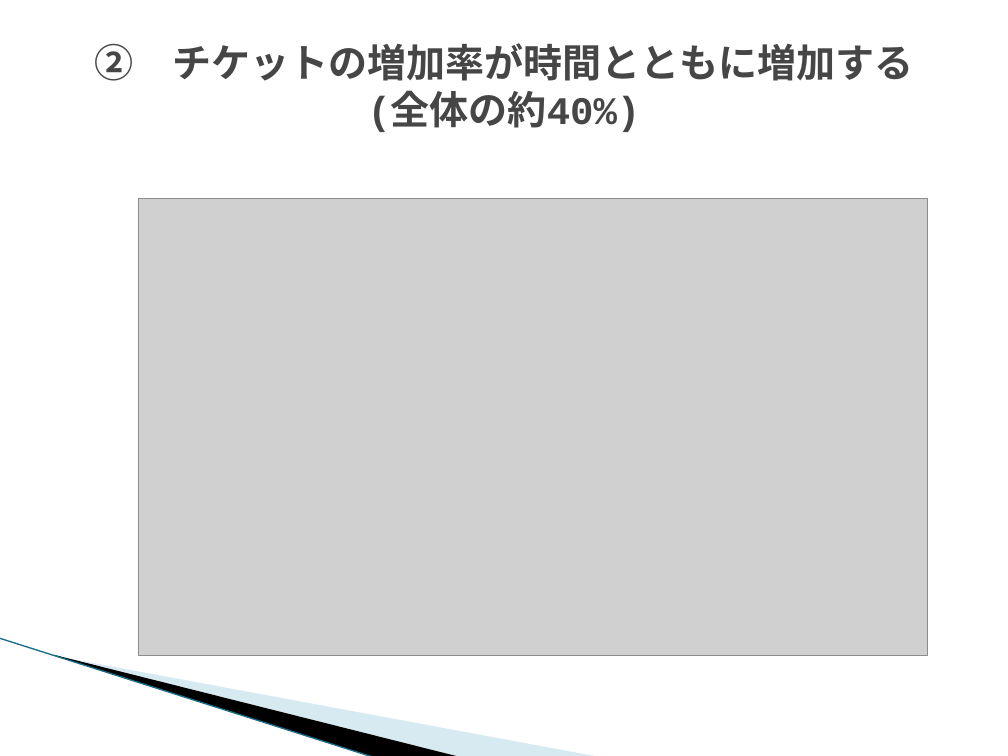
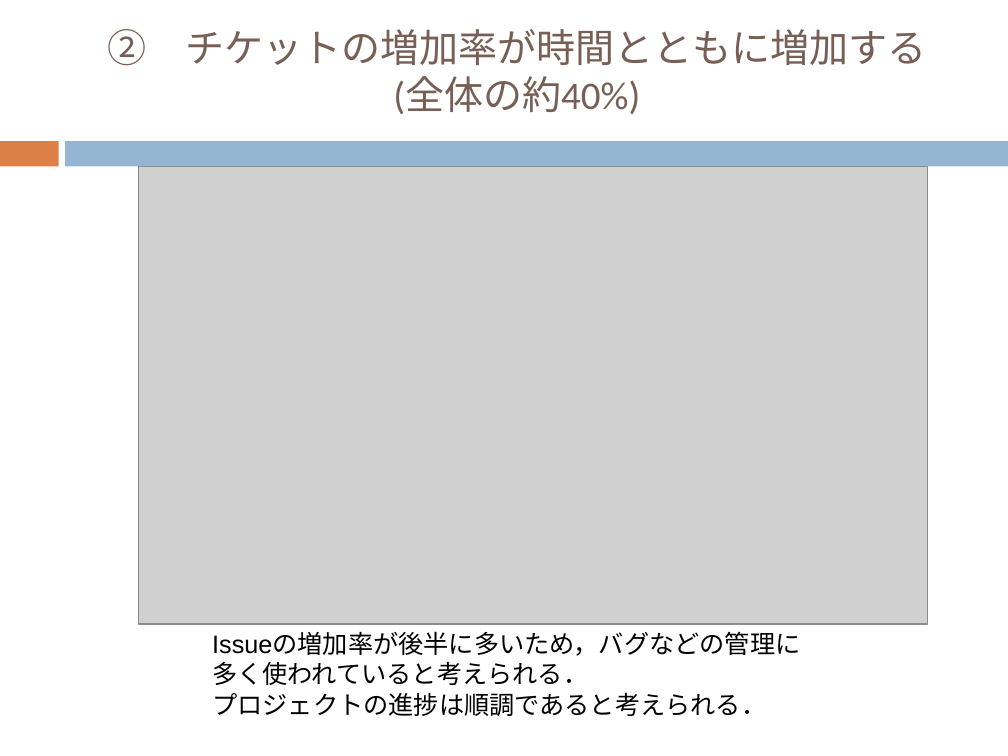
Before and after one commit to keimatsui/kadai, a slide deck: slide 18 of 卒業論文/2012/久保孝樹/最終発表/最終発表.pptx (slide 19 before the commit). Drawn at 1008x756 pixels with LibreOffice and Linux fonts; fonts in the diff are those of the drawing; grey boxes stand for pictures; background and template pictures are left out. Boxes give left, top, right and bottom in pixels: in the first picture for what was removed or moved away, otherwise in the second. Text is boxed around its words. In the diff, an @@ line names an element or a change of style, - is before the commit and + after.

```diff
--- a/卒業論文/2012/久保孝樹/最終発表/最終発表.pptx
+++ b/卒業論文/2012/久保孝樹/最終発表/最終発表.pptx
@@ title "② チケットの増加率が時間とともに増加する (全体の約40%)": place and size @@
-title "② チケットの増加率が時間とともに増加する (全体の約40%)" at (95, 43, 914, 132)
+title "② チケットの増加率が時間とともに増加する (全体の約40%)" at (108, 29, 927, 114)
@@ title "② チケットの増加率が時間とともに増加する (全体の約40%)" at (108, 29, 927, 114): font Courier New to Calibri, text colour #464646 to #775F55, bold off @@
@@ rectangle added at (0, 141, 58, 166), fill #DD8047 @@
@@ rectangle added at (66, 141, 1008, 166), fill #94B6D2 @@
@@ picture: place and size @@
-picture at (139, 199, 928, 656)
+picture at (139, 166, 928, 624)
@@ line removed from (0, 638) to (374, 756) @@
@@ freeform shape removed at (53, 654, 461, 756) @@
@@ freeform shape removed at (55, 655, 600, 756) @@
@@ text added at (212, 633, 800, 716), 18 pt, text #000000 @@
+Issueの増加率が後半に多いため，バグなどの管理に多く使われていると考えられる．
+プロジェクトの進捗は順調であると考えられる．
```
Also in this commit, not shown: 17 other slides changed, 4 slides added, 5 slides removed.
